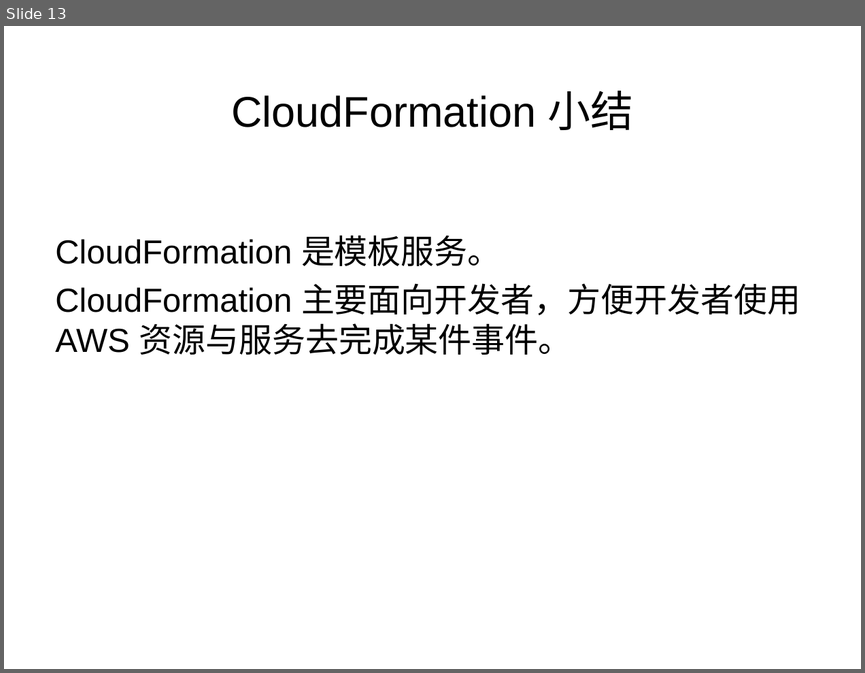
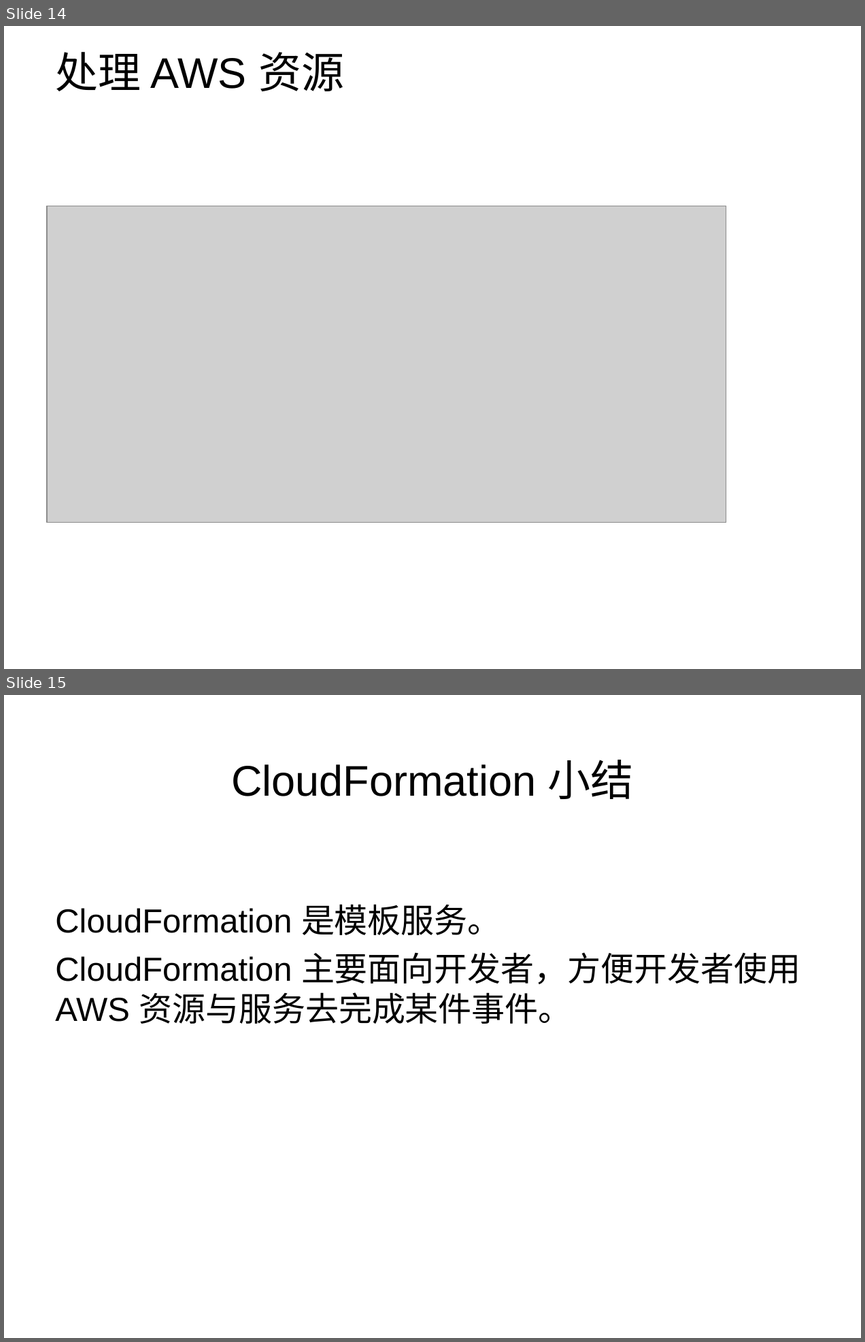
Before and after one commit to leson/guides, a slide deck: cloud/AWS_BeanStalk_CloudFormation.ppt. Shown one above the other, each under a label of ours: slide 13 before the commit, slides 14 and 15 after it. The pictures are 865x673 and 865x1342 pixels, drawn with LibreOffice and Linux fonts; fonts in the diff are those of the drawing; grey boxes stand for pictures; background and template pictures are left out. Boxes give left, top, right and bottom in pixels: in the first picture for what was removed or moved away, otherwise in the second. Text is boxed around its words. In the diff, an @@ line names an element or a change of style, - is before the commit and + after.

```diff
--- a/cloud/AWS_BeanStalk_CloudFormation.ppt
+++ b/cloud/AWS_BeanStalk_CloudFormation.ppt
@@ slide 14 added at (4, 26, 861, 669), background picture (left out) @@
@@ title added at (55, 52, 344, 91), 36 pt, text #000000 @@
+处理 AWS 资源
@@ picture added at (47, 206, 726, 522) @@
@@ what was slide 13 is now slide 15 @@
```
Also in this commit, not shown: 1 slide changed, 1 other slide added, 2 other files.
